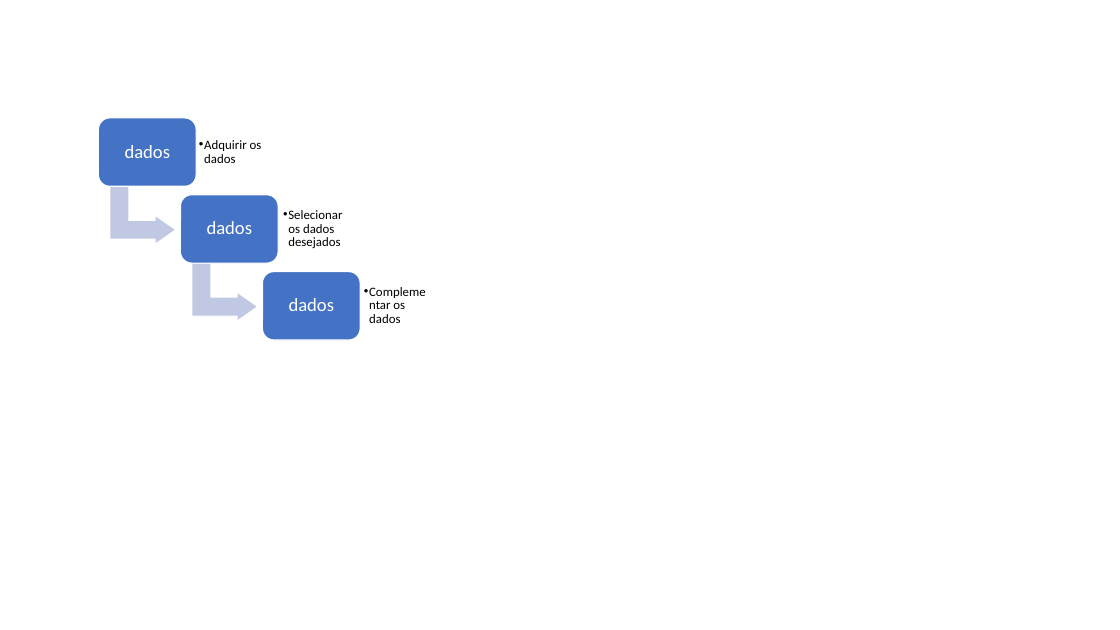
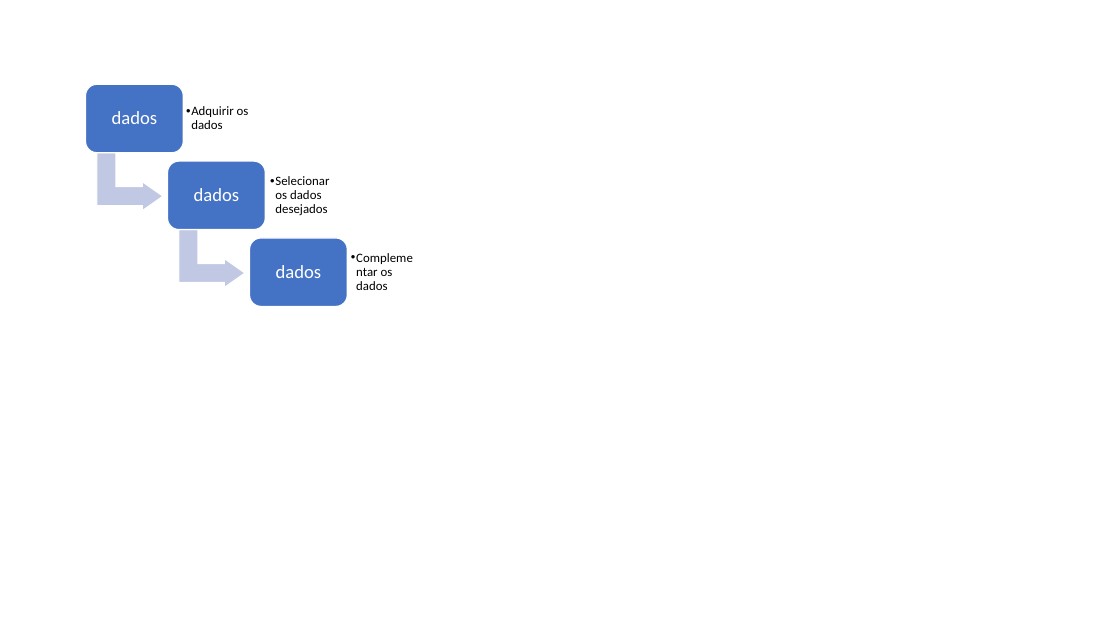
Before and after one commit to PatrickLeal/projeto_baldursgate_vendor_sales, a slide deck: slide 1 of fluxo do projeto.pptx. Drawn at 1120x630 pixels with LibreOffice and Linux fonts; fonts in the diff are those of the drawing. Boxes give left, top, right and bottom in pixels: in the first picture for what was removed or moved away, otherwise in the second. Text is boxed around its words. In the diff, an @@ line names an element or a change of style, - is before the commit and + after.

Commit message:
untracked files

```diff
--- a/fluxo do projeto.pptx
+++ b/fluxo do projeto.pptx
@@ 2 rounded rectangles, 1 text, 1 bent up arrow: place and size @@
-2 rounded rectangles, 1 text, 1 bent up arrow at (98, 118, 360, 339)
+2 rounded rectangles, 1 text, 1 bent up arrow at (86, 84, 347, 306)
@@ 5 texts, 1 bent up arrow, 1 rounded rectangle: place and size @@
-5 texts, 1 bent up arrow, 1 rounded rectangle at (125, 140, 405, 323)
+5 texts, 1 bent up arrow, 1 rounded rectangle at (112, 106, 393, 290)
```
